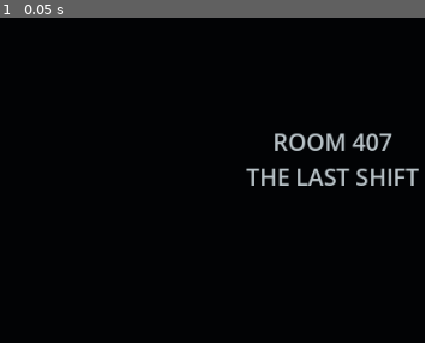
Above: before the commit, frame 1.
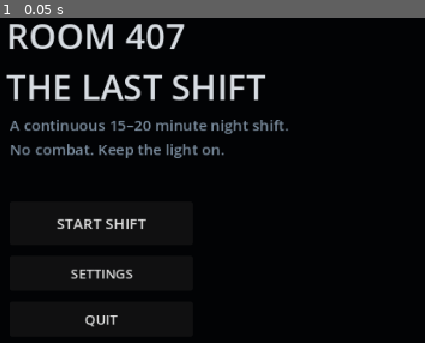
Above: after the commit, the same moment.

Repository: JasonTM17/Horror_Game_Funny
Game: Godot game, scene res://scenes/boot/boot.tscn
Same seed, same stepped clock (60 frames per second), same inputs: the game is played once before the commit and once after it.
Inputs:
- Up to frame 1 (0.05 s): no input

The runs differ from the first frame. In frame 1, 8.7% of the frame differs, in the area x 1-99%, y 1-96%.

Commit message:
feat: add runtime services menu and player foundation

Diff:
--- a/project.godot
+++ b/project.godot
@@ -9,6 +9,13 @@
 run/main_scene="res://scenes/boot/boot.tscn"
 config/features=PackedStringArray("4.7", "GL Compatibility")
 config/icon="res://icon.svg"
+
+[autoload]
+
+GameState="*res://scripts/autoload/game-state.gd"
+SceneRouter="*res://scripts/autoload/scene-router.gd"
+AudioManager="*res://scripts/autoload/audio-manager.gd"
+SettingsManager="*res://scripts/autoload/settings-manager.gd"
 
 [display]
 
--- a/scenes/boot/boot.tscn
+++ b/scenes/boot/boot.tscn
@@ -1,6 +1,9 @@
-[gd_scene format=3]
+[gd_scene load_steps=2 format=3]
+
+[ext_resource type="Script" path="res://scripts/ui/boot-menu.gd" id="1_menu"]
 
 [node name="Boot" type="Node"]
+script = ExtResource("1_menu")
 
 [node name="Background" type="ColorRect" parent="."]
 offset_right = 960.0
--- /dev/null
+++ b/scenes/player/player.tscn
@@ -0,0 +1,39 @@
+[gd_scene load_steps=5 format=3]
+
+[ext_resource type="Script" path="res://scripts/player/player-controller.gd" id="1_controller"]
+[ext_resource type="Script" path="res://scripts/player/player-interaction.gd" id="2_interaction"]
+[ext_resource type="Script" path="res://scripts/player/player-flashlight.gd" id="3_flashlight"]
+
+[sub_resource type="CapsuleShape3D" id="Capsule_player"]
+radius = 0.34
+height = 1.8
+
+[node name="Player" type="CharacterBody3D" groups=["player"]]
+script = ExtResource("1_controller")
+
+[node name="CollisionShape3D" type="CollisionShape3D" parent="."]
+position = Vector3(0, 0.9, 0)
+shape = SubResource("Capsule_player")
+
+[node name="Head" type="Node3D" parent="."]
+position = Vector3(0, 1.52, 0)
+
+[node name="Camera3D" type="Camera3D" parent="Head"]
+current = true
+fov = 74.0
+
+[node name="Flashlight" type="SpotLight3D" parent="Head/Camera3D"]
+light_color = Color(0.82, 0.9, 1, 1)
+light_energy = 1.8
+spot_range = 18.0
+spot_angle = 32.0
+shadow_enabled = true
+script = ExtResource("3_flashlight")
+
+[node name="Interaction" type="Node3D" parent="Head/Camera3D"]
+script = ExtResource("2_interaction")
+
+[node name="RayCast3D" type="RayCast3D" parent="Head/Camera3D/Interaction"]
+target_position = Vector3(0, 0, -2.5)
+collision_mask = 8
+collide_with_areas = false
--- /dev/null
+++ b/scenes/ui/hud.tscn
@@ -0,0 +1,43 @@
+[gd_scene load_steps=2 format=3]
+
+[ext_resource type="Script" path="res://scripts/ui/hud.gd" id="1_hud"]
+
+[node name="HUD" type="CanvasLayer"]
+script = ExtResource("1_hud")
+
+[node name="Margin" type="MarginContainer" parent="."]
+offset_left = 28.0
+offset_top = 24.0
+offset_right = 360.0
+offset_bottom = 170.0
+
+[node name="Column" type="VBoxContainer" parent="Margin"]
+theme_override_constants/separation = 10
+
+[node name="Objective" type="Label" parent="Margin/Column"]
+theme_override_colors/font_color = Color(0.82, 0.86, 0.9, 1)
+theme_override_font_sizes/font_size = 16
+text = "OBJECTIVE"
+
+[node name="Inventory" type="Label" parent="Margin/Column"]
+theme_override_colors/font_color = Color(0.52, 0.6, 0.66, 1)
+theme_override_font_sizes/font_size = 13
+text = "POCKETS\n(empty)"
+
+[node name="Prompt" type="Label" parent="."]
+offset_left = 350.0
+offset_top = 468.0
+offset_right = 610.0
+offset_bottom = 506.0
+theme_override_colors/font_color = Color(0.92, 0.93, 0.9, 1)
+theme_override_font_sizes/font_size = 18
+horizontal_alignment = 1
+
+[node name="Feedback" type="Label" parent="."]
+offset_left = 180.0
+offset_top = 410.0
+offset_right = 780.0
+offset_bottom = 450.0
+theme_override_colors/font_color = Color(0.83, 0.68, 0.52, 1)
+theme_override_font_sizes/font_size = 16
+horizontal_alignment = 1
--- /dev/null
+++ b/scripts/autoload/audio-manager.gd
@@ -0,0 +1,55 @@
+extends Node
+
+const MAX_CACHED_SAMPLES := 16 * 1024 * 1024
+var _players: Dictionary = {}
+var _cache: Dictionary = {}
+var _sample_bytes: int = 0
+
+func _ready() -> void:
+	if AudioServer.get_bus_index("Master") < 0:
+		AudioServer.add_bus()
+
+func play_tone(id: String, frequency: float, duration: float, volume_db: float = -16.0) -> void:
+	if frequency <= 0.0 or duration <= 0.0:
+		return
+	var stream := _get_tone(id, frequency, duration)
+	if stream == null:
+		return
+	var player: AudioStreamPlayer = _players.get(id)
+	if not is_instance_valid(player):
+		player = AudioStreamPlayer.new()
+		player.bus = "Master"
+		add_child(player)
+		_players[id] = player
+	player.stream = stream
+	player.volume_db = volume_db
+	player.play()
+
+func stop_tone(id: String) -> void:
+	var player: AudioStreamPlayer = _players.get(id)
+	if is_instance_valid(player):
+		player.stop()
+
+func _get_tone(id: String, frequency: float, duration: float) -> AudioStreamWAV:
+	if _cache.has(id):
+		return _cache[id]
+	var sample_rate := 22050
+	var sample_count := mini(int(duration * sample_rate), sample_rate * 4)
+	var data := PackedByteArray()
+	data.resize(sample_count * 2)
+	for index in sample_count:
+		var envelope := 1.0 - (float(index) / sample_count)
+		var sample := sin(TAU * frequency * float(index) / sample_rate) * envelope * 0.2
+		var value := int(sample * 32767.0)
+		data[index * 2] = value & 0xff
+		data[index * 2 + 1] = (value >> 8) & 0xff
+	var stream := AudioStreamWAV.new()
+	stream.format = AudioStreamWAV.FORMAT_16_BITS
+	stream.mix_rate = sample_rate
+	stream.stereo = false
+	stream.data = data
+	if _sample_bytes + data.size() > MAX_CACHED_SAMPLES:
+		return stream
+	_sample_bytes += data.size()
+	_cache[id] = stream
+	return stream
--- /dev/null
+++ b/scripts/autoload/game-state.gd
@@ -0,0 +1,103 @@
+extends Node
+
+## Serializable story state shared by authored scenes.
+signal stage_changed(stage: int)
+signal objective_changed(text: String)
+signal inventory_changed(items: Array[String])
+signal flag_changed(id: String, value: bool)
+
+enum Stage { LOBBY, FLOOR4_DARK, FLOOR4_POWERED, MEMORY_LOOP, ROOM_407, CHASE, ENDING }
+
+var stage: int = Stage.LOBBY
+var objective: String = "Find the night desk and sign in."
+var inventory: Array[String] = []
+var flags: Dictionary = {}
+var completed_events: Dictionary = {}
+var checkpoint: Dictionary = {}
+var pending_spawn_id: String = "start"
+
+func reset_run() -> void:
+	stage = Stage.LOBBY
+	objective = "Find the night desk and sign in."
+	inventory.clear()
+	flags.clear()
+	completed_events.clear()
+	checkpoint.clear()
+	pending_spawn_id = "start"
+	stage_changed.emit(stage)
+	objective_changed.emit(objective)
+	inventory_changed.emit(inventory.duplicate())
+
+func advance_stage(next_stage: int) -> void:
+	if next_stage < stage:
+		return
+	if next_stage == stage:
+		return
+	stage = next_stage
+	stage_changed.emit(stage)
+
+func set_objective(text: String) -> void:
+	if objective == text:
+		return
+	objective = text
+	objective_changed.emit(objective)
+
+func add_item(item_id: String) -> bool:
+	if item_id.is_empty() or inventory.has(item_id):
+		return false
+	inventory.append(item_id)
+	inventory_changed.emit(inventory.duplicate())
+	return true
+
+func consume_item(item_id: String) -> bool:
+	var index := inventory.find(item_id)
+	if index < 0:
+		return false
+	inventory.remove_at(index)
+	inventory_changed.emit(inventory.duplicate())
+	return true
+
+func has_item(item_id: String) -> bool:
+	return inventory.has(item_id)
+
+func set_flag(id: String, value: bool = true) -> bool:
+	if id.is_empty() or bool(flags.get(id, false)) == value:
+		return false
+	flags[id] = value
+	flag_changed.emit(id, value)
+	return true
+
+func has_flag(id: String) -> bool:
+	return bool(flags.get(id, false))
+
+func mark_event_complete(event_id: String) -> bool:
+	if event_id.is_empty() or bool(completed_events.get(event_id, false)):
+		return false
+	completed_events[event_id] = true
+	return true
+
+func create_checkpoint(scene_path: String, spawn_id: String) -> Dictionary:
+	checkpoint = {
+		"scene_path": scene_path,
+		"spawn_id": spawn_id,
+		"stage": stage,
+		"objective": objective,
+		"inventory": inventory.duplicate(),
+		"flags": flags.duplicate(),
+		"completed_events": completed_events.duplicate()
+	}
+	return checkpoint.duplicate(true)
+
+func restore_checkpoint() -> bool:
+	if checkpoint.is_empty():
+		return false
+	stage = int(checkpoint.get("stage", Stage.LOBBY))
+	objective = str(checkpoint.get("objective", ""))
+	inventory = Array(checkpoint.get("inventory", []))
+	flags = Dictionary(checkpoint.get("flags", {}))
+	completed_events = Dictionary(checkpoint.get("completed_events", {}))
+	pending_spawn_id = str(checkpoint.get("spawn_id", "start"))
+	stage_changed.emit(stage)
+	objective_changed.emit(objective)
+	inventory_changed.emit(inventory.duplicate())
+	return true
--- /dev/null
+++ b/scripts/autoload/scene-router.gd
@@ -0,0 +1,29 @@
+extends Node
+
+signal transition_started
+signal transition_finished
+
+var transitioning: bool = false
+
+func change_scene(scene_path: String, spawn_id: String = "start") -> bool:
+	if transitioning or not ResourceLoader.exists(scene_path):
+		return false
+	transitioning = true
+	GameState.pending_spawn_id = spawn_id
+	transition_started.emit()
+	var error := get_tree().change_scene_to_file(scene_path)
+	if error != OK:
+		transitioning = false
+		push_error("SceneRouter failed to load %s (%s)" % [scene_path, error])
+		return false
+	call_deferred("_finish_transition")
+	return true
+
+func _finish_transition() -> void:
+	transitioning = false
+	transition_finished.emit()
+
+func reload_checkpoint() -> bool:
+	if not GameState.restore_checkpoint():
+		return false
+	return change_scene(str(GameState.checkpoint.get("scene_path", "")), GameState.pending_spawn_id)
--- /dev/null
+++ b/scripts/autoload/settings-manager.gd
@@ -0,0 +1,52 @@
+extends Node
+
+signal setting_changed(name: String, value: float)
+
+const CONFIG_PATH := "user://room407.cfg"
+var mouse_sensitivity: float = 0.08
+var field_of_view: float = 74.0
+var master_volume: float = 0.0
+var flicker_enabled: bool = true
+var comfort_head_bob: bool = true
+
+func _ready() -> void:
+	load_settings()
+
+func set_mouse_sensitivity(value: float) -> void:
+	mouse_sensitivity = clampf(value, 0.01, 0.25)
+	setting_changed.emit("mouse_sensitivity", mouse_sensitivity)
+
+func set_field_of_view(value: float) -> void:
+	field_of_view = clampf(value, 60.0, 95.0)
+	setting_changed.emit("field_of_view", field_of_view)
+
+func set_master_volume(value: float) -> void:
+	master_volume = clampf(value, -40.0, 6.0)
+	AudioServer.set_bus_volume_db(0, master_volume)
+	setting_changed.emit("master_volume", master_volume)
+
+func set_flicker_enabled(enabled: bool) -> void:
+	flicker_enabled = enabled
+
+func set_comfort_head_bob(enabled: bool) -> void:
+	comfort_head_bob = enabled
+
+func save_settings() -> void:
+	var config := ConfigFile.new()
+	config.set_value("controls", "mouse_sensitivity", mouse_sensitivity)
+	config.set_value("display", "field_of_view", field_of_view)
+	config.set_value("audio", "master_volume", master_volume)
+	config.set_value("accessibility", "flicker_enabled", flicker_enabled)
+	config.set_value("accessibility", "comfort_head_bob", comfort_head_bob)
+	config.save(CONFIG_PATH)
+
+func load_settings() -> void:
+	var config := ConfigFile.new()
+	if config.load(CONFIG_PATH) != OK:
+		set_master_volume(master_volume)
+		return
+	set_mouse_sensitivity(float(config.get_value("controls", "mouse_sensitivity", mouse_sensitivity)))
+	set_field_of_view(float(config.get_value("display", "field_of_view", field_of_view)))
+	set_master_volume(float(config.get_value("audio", "master_volume", master_volume)))
+	set_flicker_enabled(bool(config.get_value("accessibility", "flicker_enabled", flicker_enabled)))
+	set_comfort_head_bob(bool(config.get_value("accessibility", "comfort_head_bob", comfort_head_bob)))
--- /dev/null
+++ b/scripts/player/player-controller.gd
@@ -0,0 +1,95 @@
+extends CharacterBody3D
+
+signal input_lock_changed(locked: bool)
+signal flashlight_changed(enabled: bool)
+
+@export var walk_speed := 2.6
+@export var sprint_multiplier := 1.65
+@export var gravity := 12.0
+@export var mouse_sensitivity := 0.08
+@onready var head: Node3D = $Head
+@onready var camera: Camera3D = $Head/Camera3D
+@onready var flashlight: SpotLight3D = $Head/Camera3D/Flashlight
+
+var _locks: Dictionary = {}
+var _pitch := -8.0
+var _bob_time := 0.0
+var _flashlight_on := true
+
+func _ready() -> void:
+	Input.mouse_mode = Input.MOUSE_MODE_CAPTURED
+	_apply_settings()
+	SettingsManager.setting_changed.connect(_on_setting_changed)
+
+func _unhandled_input(event: InputEvent) -> void:
+	if event is InputEventMouseMotion and not is_input_locked():
+		rotate_y(deg_to_rad(-event.relative.x * mouse_sensitivity))
+		_pitch = clampf(_pitch - event.relative.y * mouse_sensitivity, -78.0, 70.0)
+		head.rotation.x = deg_to_rad(_pitch)
+	if event.is_action_pressed("flashlight") and not is_input_locked():
+		_flashlight_on = not _flashlight_on
+		flashlight.visible = _flashlight_on
+		flashlight_changed.emit(_flashlight_on)
+	if event.is_action_pressed("pause_game"):
+		_toggle_pause()
+
+func _physics_process(delta: float) -> void:
+	if is_input_locked():
+		velocity = Vector3.ZERO
+		move_and_slide()
+		return
+	var input_2d := Input.get_vector("move_left", "move_right", "move_forward", "move_backward")
+	var direction := (transform.basis * Vector3(input_2d.x, 0.0, input_2d.y)).normalized()
+	var speed := walk_speed * (sprint_multiplier if Input.is_action_pressed("sprint") else 1.0)
+	velocity.x = move_toward(velocity.x, direction.x * speed, delta * 14.0)
+	velocity.z = move_toward(velocity.z, direction.z * speed, delta * 14.0)
+	if not is_on_floor():
+		velocity.y -= gravity * delta
+	else:
+		velocity.y = -0.05
+	move_and_slide()
+	_update_head_bob(delta, direction.length() > 0.1)
+
+func set_input_locked(reason: String, locked: bool) -> void:
+	if reason.is_empty():
+		return
+	if locked:
+		_locks[reason] = true
+	else:
+		_locks.erase(reason)
+	var now_locked := is_input_locked()
+	if now_locked:
+		Input.mouse_mode = Input.MOUSE_MODE_VISIBLE
+	else:
+		Input.mouse_mode = Input.MOUSE_MODE_CAPTURED
+	input_lock_changed.emit(now_locked)
+
+func is_input_locked() -> bool:
+	return not _locks.is_empty()
+
+func _toggle_pause() -> void:
+	get_tree().paused = not get_tree().paused
+	process_mode = Node.PROCESS_MODE_ALWAYS
+	set_input_locked("pause", get_tree().paused)
+
+func _update_head_bob(delta: float, moving: bool) -> void:
+	if not SettingsManager.comfort_head_bob:
+		head.position.y = move_toward(head.position.y, 0.7, delta * 4.0)
+		return
+	if moving and is_on_floor():
+		_bob_time += delta * (10.0 if Input.is_action_pressed("sprint") else 7.0)
+		head.position.y = 0.7 + sin(_bob_time * 2.0) * 0.018
+		head.position.x = sin(_bob_time) * 0.012
+	else:
+		head.position.y = move_toward(head.position.y, 0.7, delta * 3.0)
+		head.position.x = move_toward(head.position.x, 0.0, delta * 3.0)
+
+func _apply_settings() -> void:
+	mouse_sensitivity = SettingsManager.mouse_sensitivity
+	camera.fov = SettingsManager.field_of_view
+
+func _on_setting_changed(name: String, _value: float) -> void:
+	if name == "mouse_sensitivity":
+		mouse_sensitivity = SettingsManager.mouse_sensitivity
+	elif name == "field_of_view":
+		camera.fov = SettingsManager.field_of_view
--- /dev/null
+++ b/scripts/player/player-flashlight.gd
@@ -0,0 +1,16 @@
+extends SpotLight3D
+
+@export var flicker_chance := 0.015
+var _base_energy := 1.8
+
+func _ready() -> void:
+	_base_energy = light_energy
+
+func _process(_delta: float) -> void:
+	if not SettingsManager.flicker_enabled or not visible:
+		light_energy = _base_energy
+		return
+	if randf() < flicker_chance:
+		light_energy = randf_range(0.2, _base_energy)
+	else:
+		light_energy = move_toward(light_energy, _base_energy, 0.08)
--- /dev/null
+++ b/scripts/player/player-interaction.gd
@@ -0,0 +1,34 @@
+extends Node3D
+
+signal prompt_changed(text: String)
+signal feedback_requested(text: String)
+
+@export var max_distance := 2.5
+@onready var ray: RayCast3D = $RayCast3D
+var _last_prompt := ""
+
+func _process(_delta: float) -> void:
+	var text := ""
+	if ray.is_colliding():
+		var target := ray.get_collider()
+		if target != null and target.has_method("get_prompt"):
+			text = str(target.get_prompt(_get_actor()))
+	if text != _last_prompt:
+		_last_prompt = text
+		prompt_changed.emit(text)
+
+func _unhandled_input(event: InputEvent) -> void:
+	if not event.is_action_pressed("interact") or not ray.is_colliding():
+		return
+	var target := ray.get_collider()
+	if target == null or not target.has_method("interact"):
+		return
+	var actor := _get_actor()
+	if bool(target.interact(actor)):
+		feedback_requested.emit(str(target.get_feedback()))
+
+func _get_actor() -> Node:
+	var actor := get_parent()
+	while actor != null and not actor.is_in_group("player"):
+		actor = actor.get_parent()
+	return actor
--- /dev/null
+++ b/scripts/ui/boot-menu.gd
@@ -0,0 +1,48 @@
+extends Node
+
+func _ready() -> void:
+	GameState.reset_run()
+	var layer := CanvasLayer.new()
+	add_child(layer)
+	var panel := ColorRect.new()
+	panel.color = Color(0.008, 0.012, 0.02, 1.0)
+	panel.set_anchors_and_offsets_preset(Control.PRESET_FULL_RECT)
+	layer.add_child(panel)
+	var title := Label.new()
+	title.text = "ROOM 407\nTHE LAST SHIFT"
+	title.position = Vector2(88, 92)
+	title.add_theme_font_size_override("font_size", 42)
+	title.add_theme_color_override("font_color", Color(0.84, 0.86, 0.88))
+	panel.add_child(title)
+	var subtitle := Label.new()
+	subtitle.text = "A continuous 15–20 minute night shift.\nNo combat. Keep the light on."
+	subtitle.position = Vector2(92, 215)
+	subtitle.add_theme_font_size_override("font_size", 18)
+	subtitle.add_theme_color_override("font_color", Color(0.48, 0.55, 0.62))
+	panel.add_child(subtitle)
+	var start := Button.new()
+	start.text = "START SHIFT"
+	start.position = Vector2(92, 320)
+	start.size = Vector2(220, 52)
+	start.add_theme_font_size_override("font_size", 18)
+	start.pressed.connect(_start_shift)
+	panel.add_child(start)
+	var settings := Button.new()
+	settings.text = "SETTINGS"
+	settings.position = Vector2(92, 385)
+	settings.size = Vector2(220, 42)
+	settings.pressed.connect(_show_settings)
+	panel.add_child(settings)
+	var quit := Button.new()
+	quit.text = "QUIT"
+	quit.position = Vector2(92, 440)
+	quit.size = Vector2(220, 42)
+	quit.pressed.connect(func() -> void: get_tree().quit())
+	panel.add_child(quit)
+
+func _start_shift() -> void:
+	SceneRouter.change_scene("res://scenes/gameplay/gameplay.tscn")
+
+func _show_settings() -> void:
+	SettingsManager.set_comfort_head_bob(not SettingsManager.comfort_head_bob)
+	SettingsManager.save_settings()
--- /dev/null
+++ b/scripts/ui/hud.gd
@@ -0,0 +1,43 @@
+extends CanvasLayer
+
+@onready var objective_label: Label = $Margin/Column/Objective
+@onready var inventory_label: Label = $Margin/Column/Inventory
+@onready var prompt_label: Label = $Prompt
+@onready var feedback_label: Label = $Feedback
+var _feedback_time := 0.0
+
+func _ready() -> void:
+	GameState.objective_changed.connect(_on_objective_changed)
+	GameState.inventory_changed.connect(_on_inventory_changed)
+	_on_objective_changed(GameState.objective)
+	_on_inventory_changed(GameState.inventory)
+	var player := get_tree().get_first_node_in_group("player")
+	if player != null:
+		var interaction := player.get_node_or_null("Head/Camera3D/Interaction")
+		if interaction != null:
+			interaction.prompt_changed.connect(_on_prompt_changed)
+			interaction.feedback_requested.connect(_on_feedback_requested)
+
+func _process(delta: float) -> void:
+	if _feedback_time > 0.0:
+		_feedback_time -= delta
+		if _feedback_time <= 0.0:
+			feedback_label.text = ""
+
+func _on_objective_changed(text: String) -> void:
+	objective_label.text = "OBJECTIVE\n" + text
+
+func _on_inventory_changed(items: Array[String]) -> void:
+	if items.is_empty():
+		inventory_label.text = "POCKETS\n(empty)"
+	else:
+		inventory_label.text = "POCKETS\n" + "\n".join(items)
+
+func _on_prompt_changed(text: String) -> void:
+	prompt_label.text = text
+
+func _on_feedback_requested(text: String) -> void:
+	if text.is_empty():
+		return
+	feedback_label.text = text
+	_feedback_time = 2.4
Not shown, added: scripts/autoload/audio-manager.gd.uid
Not shown, added: scripts/autoload/game-state.gd.uid
Not shown, added: scripts/autoload/scene-router.gd.uid
Not shown, added: scripts/autoload/settings-manager.gd.uid
Not shown, added: scripts/player/player-controller.gd.uid
Not shown, added: scripts/player/player-flashlight.gd.uid
Not shown, added: scripts/player/player-interaction.gd.uid
